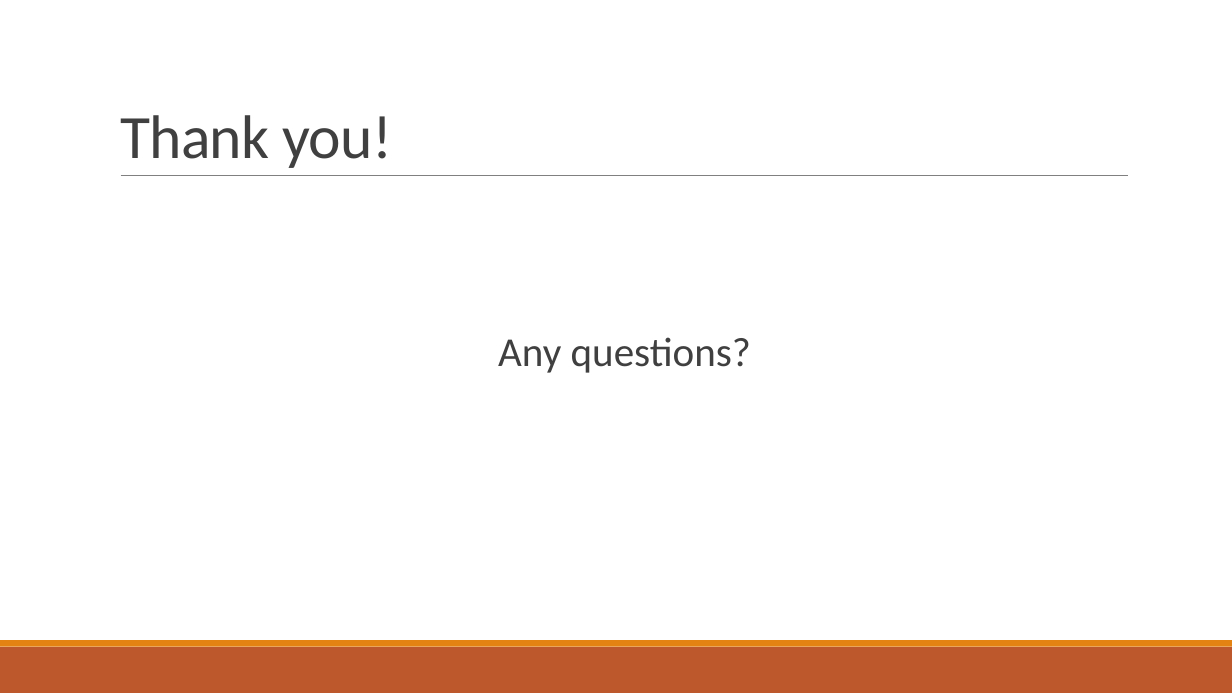
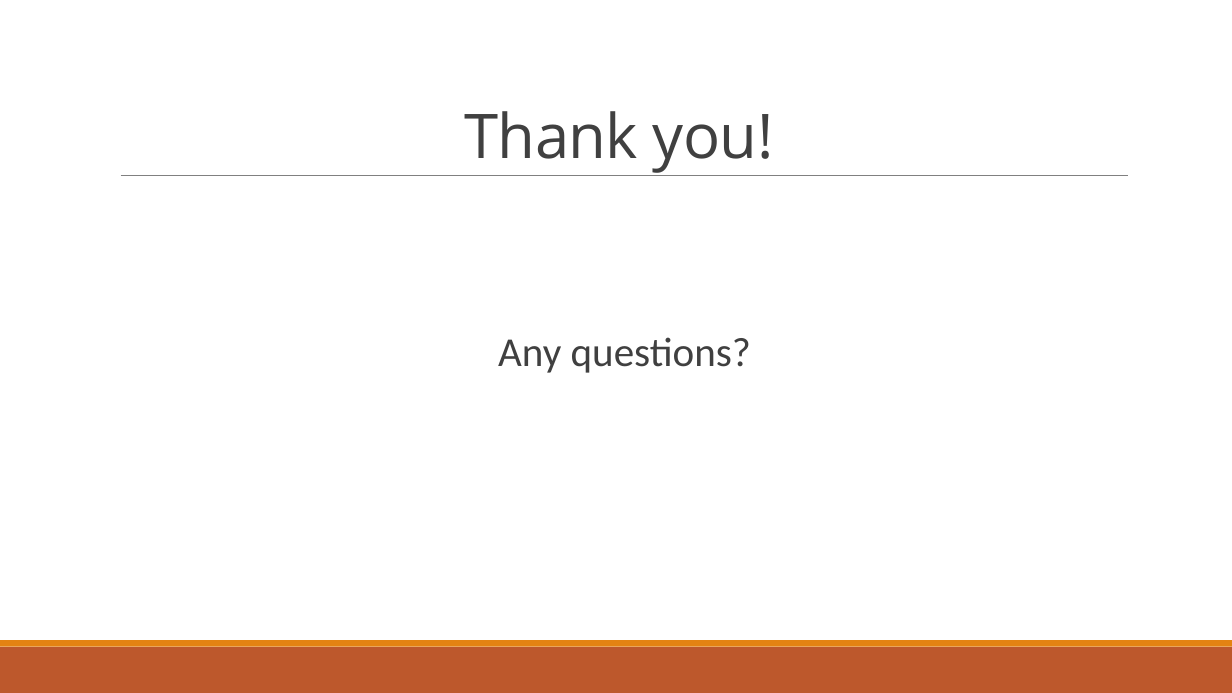
Before and after one commit to dragosthealex/roomies, a slide deck: slide 23 of res/presentation1/final_presentation.pptx (slide 32 before the commit). Drawn at 1232x693 pixels with LibreOffice and Linux fonts; fonts in the diff are those of the drawing. Boxes give left, top, right and bottom in pixels: in the first picture for what was removed or moved away, otherwise in the second. Text is boxed around its words. In the diff, an @@ line names an element or a change of style, - is before the commit and + after.

```diff
--- a/res/presentation1/final_presentation.pptx
+++ b/res/presentation1/final_presentation.pptx
@@ title "Thank you!" at [465, 111, 774, 173]: font Calibri to Open Sans; alignment left to centre @@
```
Also in this commit, not shown: 10 other slides changed, 9 slides added, 18 slides removed, 1 other file.
